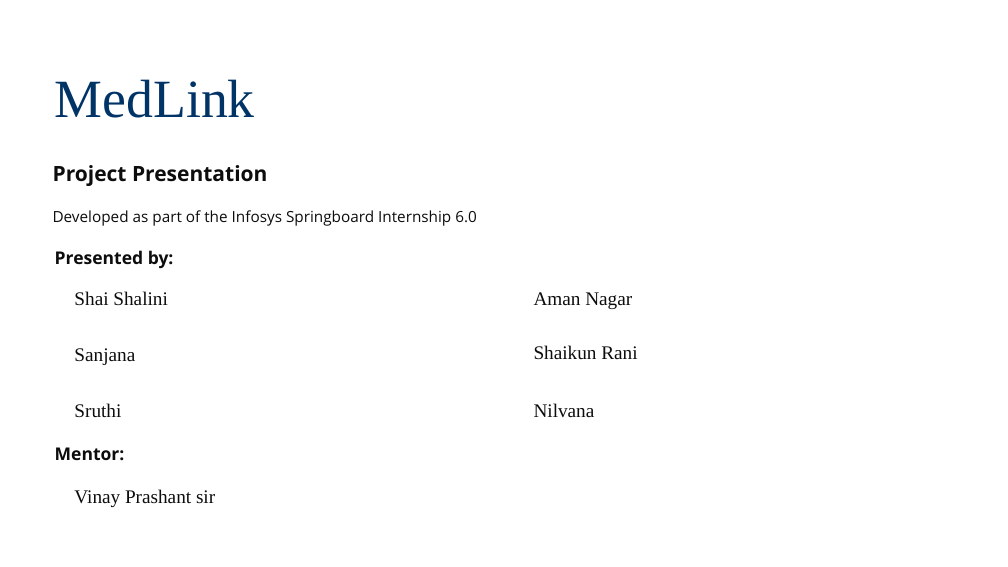
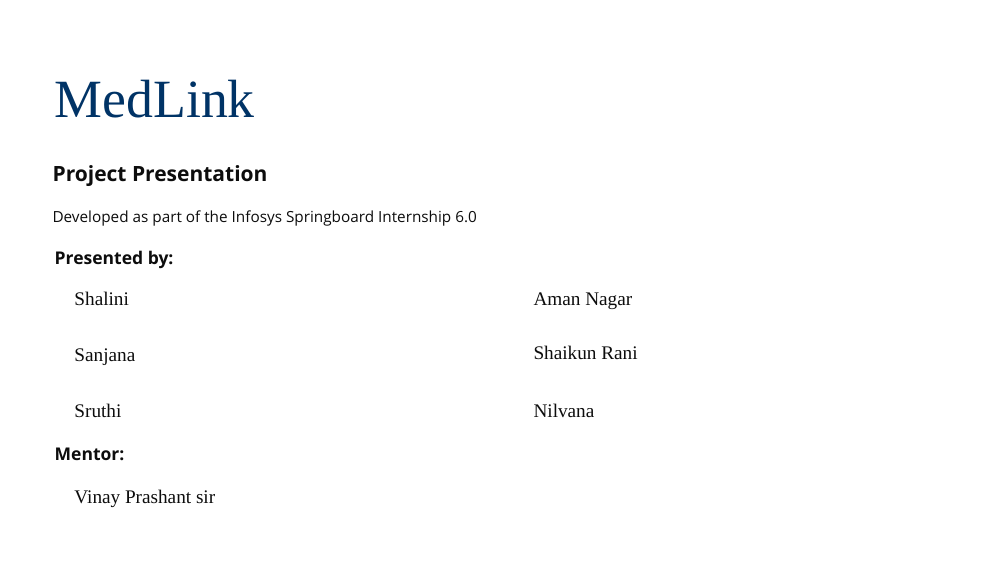
Before and after one commit to nagaraman500-stack/medlink-project, a slide deck: slide 1 of ppt/Medlink PPT.pptx. Drawn at 1008x567 pixels with LibreOffice and Linux fonts; fonts in the diff are those of the drawing; background and template pictures are left out. Boxes give left, top, right and bottom in pixels: in the first picture for what was removed or moved away, otherwise in the second. Text is boxed around its words. In the diff, an @@ line names an element or a change of style, - is before the commit and + after.

```diff
--- a/ppt/Medlink PPT.pptx
+++ b/ppt/Medlink PPT.pptx
@@ text at box(74, 291, 128, 305): text changed @@
-Shai Shalini
+Shalini
```
Also in this commit, not shown: 2 other slides changed, 4 slides added, 11 slides removed.
